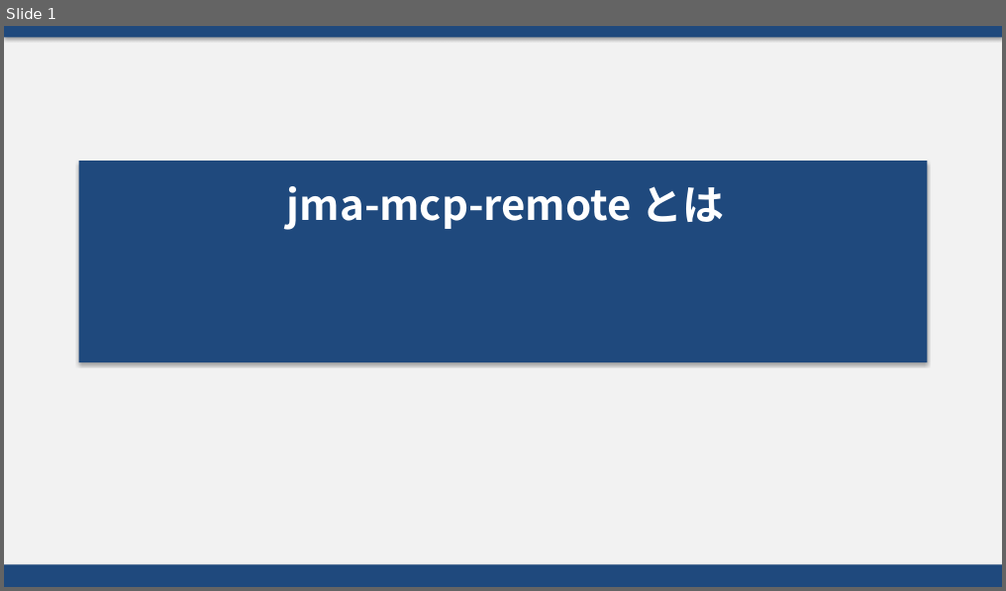
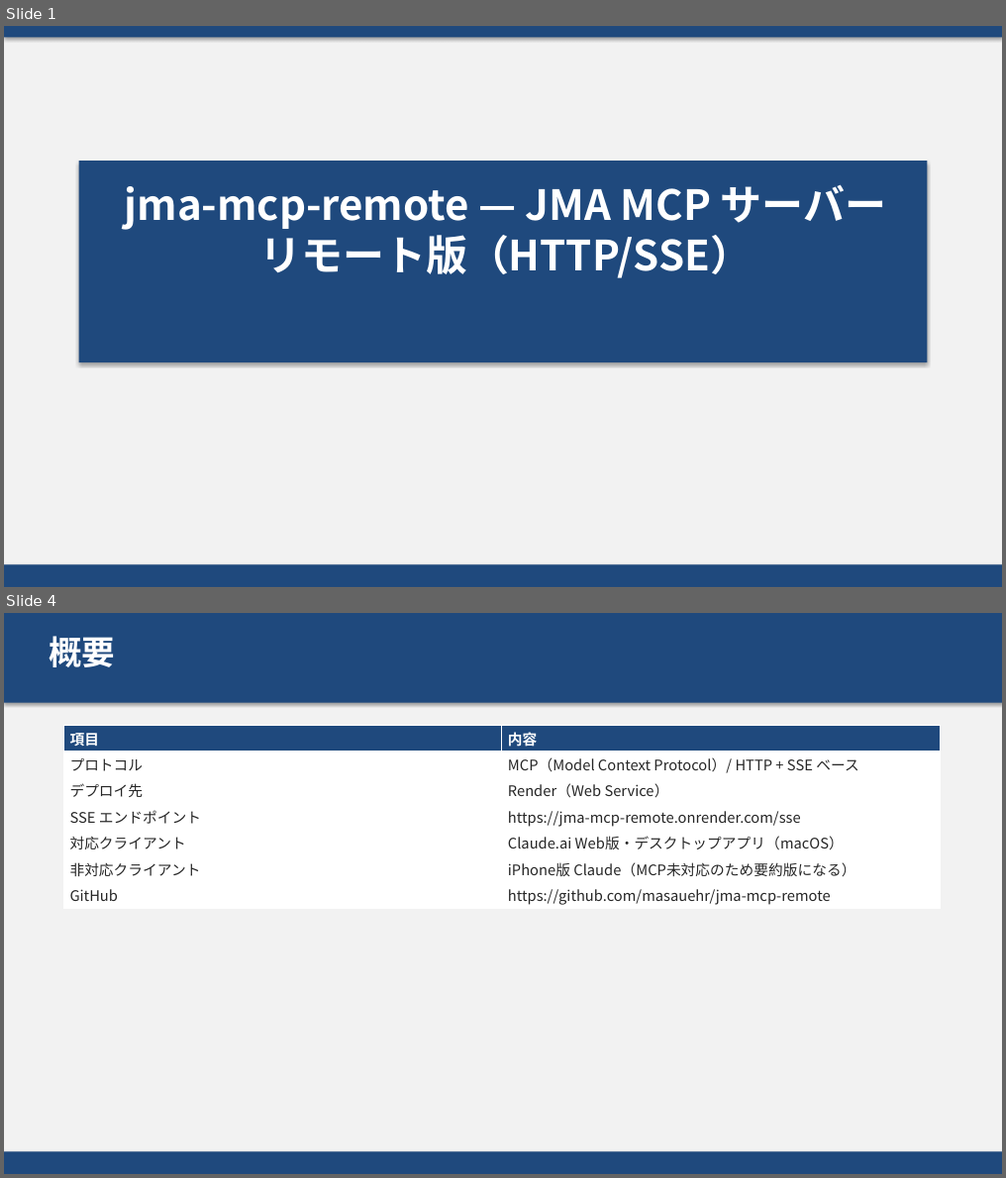
Before and after one commit to masauehr/ppt_auto, a slide deck: mcp_remort.pptx. Shown one above the other, each under a label of ours: slide 1 before the commit, slides 1 and 4 after it; the slides between them are not shown. The pictures are 1006x591 and 1006x1178 pixels, drawn with LibreOffice and Linux fonts; fonts in the diff are those of the drawing. Boxes give left, top, right and bottom in pixels: in the first picture for what was removed or moved away, otherwise in the second. Text is boxed around its words. In the diff, an @@ line names an element or a change of style, - is before the commit and + after.

```diff
--- a/mcp_remort.pptx
+++ b/mcp_remort.pptx
@@ slide 4 added at (4, 613, 1002, 1174), background #F2F2F2 @@
@@ rectangle added at (4, 613, 1002, 703), fill #1F497D @@
@@ text added at (49, 636, 115, 667), 32 pt, text #FFFFFF, bold @@
+概要
@@ table added at (63, 725, 940, 909), 7 rows, 2 columns @@
+項目 | 内容
+プロトコル | MCP（Model Context Protocol）/ HTTP + SSE ベース
+デプロイ先 | Render（Web Service）
+SSE エンドポイント | https://jma-mcp-remote.onrender.com/sse
+対応クライアント | Claude.ai Web版・デスクトップアプリ（macOS）
+非対応クライアント | iPhone版 Claude（MCP未対応のため要約版になる）
+GitHub | https://github.com/masauehr/jma-mcp-remote
@@ rectangle added at (4, 1152, 1002, 1174), fill #1F497D @@
@@ slide 1 changed as well @@
@@ text at (125, 184, 886, 278): text changed @@
-jma-mcp-remote とは
+jma-mcp-remote — JMA MCP サーバー リモート版（HTTP/SSE）
```
Also in this commit, not shown: 7 other slides changed, 9 other slides added, 1 slide removed, 6 other files.
